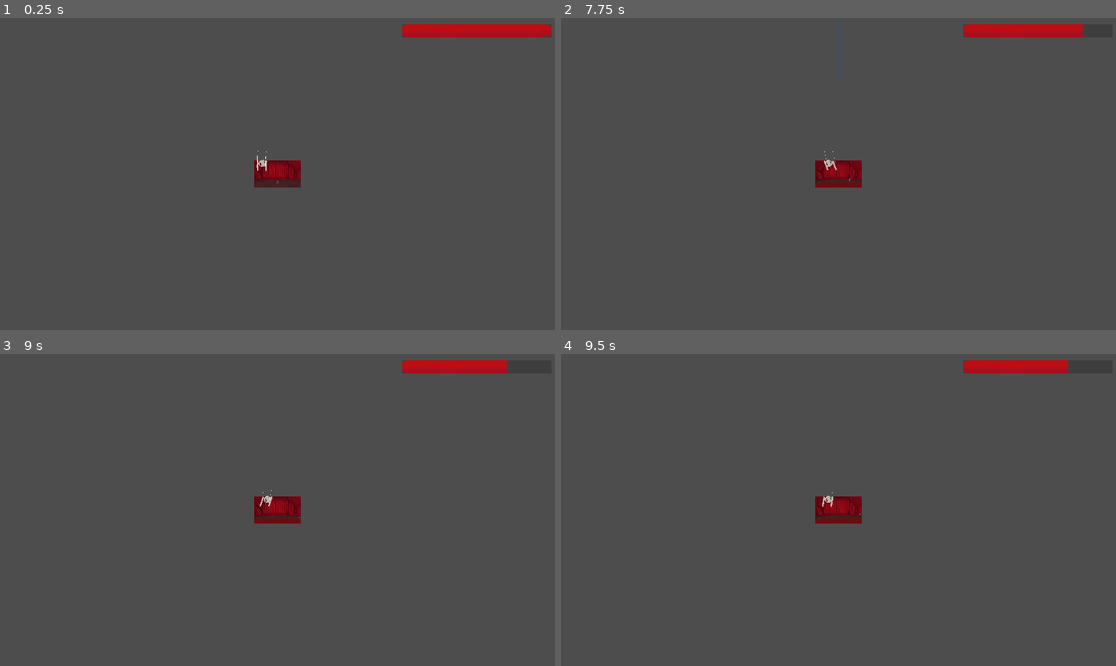
Above: before the commit, frames 1-4 (two rows, left to right).
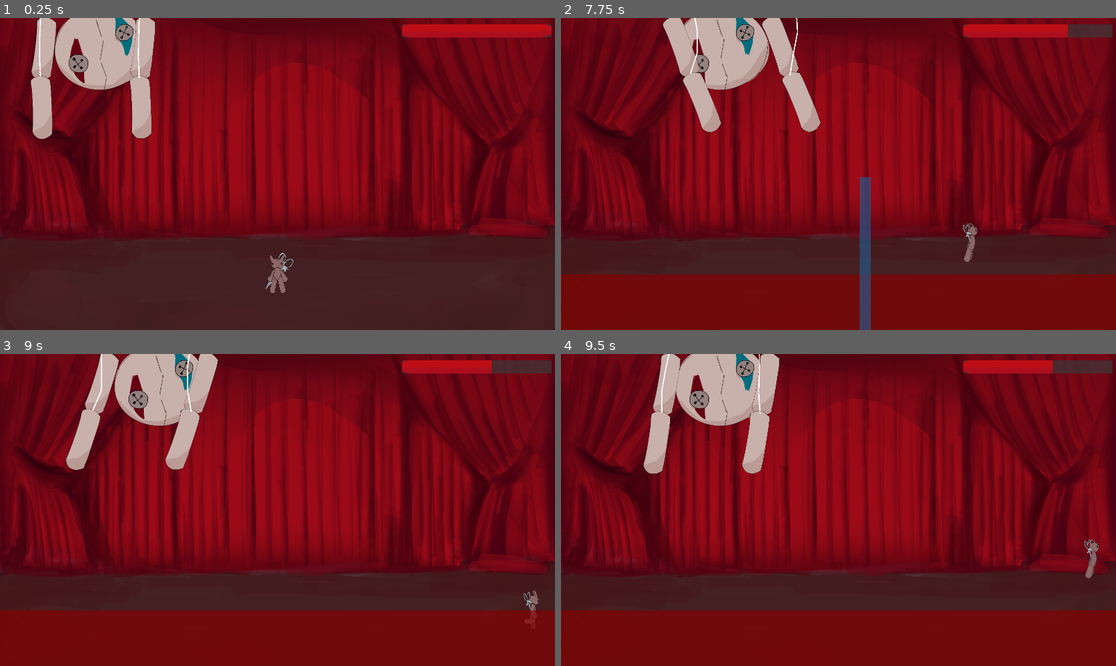
Above: after the commit, the same moments.

Repository: kokiheey/game-jam-repo
Game: Godot game, scene res://Main.tscn
Two runs of this game, one before a commit and one after it. Both use one fixed random seed, a clock stepped at 60 frames per second and the inputs below.
Inputs:
- Up to frame 1 (0.25 s): no input
- Up to frame 2 (7.75 s): tap Enter at 0.5 s; hold D 0.53-2.03 s; tap J every 0.75 s from 0.6 to 7.35 s; tap Space at 0.77, 1.52, 3.02, 3.77, 4.52, 6.02, 6.77, 7.52 s; hold A 2.03-2.78 s; hold D 2.78-4.28 s; hold A 4.28-5.03 s; hold D 5.03-5.78 s; hold A 5.78-7.28 s; hold D from 7.28 s (still down)
- Up to frame 3 (9 s): keep holding D; tap J at 8.1, 8.85 s
- Up to frame 4 (9.5 s): keep holding D; tap Space at 9.02 s

The runs differ from the first frame. In frame 1, 99% of the frame differs, in the area x 0-100%, y 0-100%; in frame 2, 98%; in frame 3, 99%; in frame 4, 99%.

Commit message:
Add flood attack

Diff:
--- a/bossfightjam2025/Main.tscn
+++ b/bossfightjam2025/Main.tscn
@@ -40,7 +40,6 @@
 
 [node name="Camera2D" type="Camera2D" parent="."]
 position = Vector2(960, 540)
-zoom = Vector2(0.085, 0.085)
 script = ExtResource("6_3dxm6")
 
 [node name="AudioStreamPlayer" type="AudioStreamPlayer" parent="."]
--- a/bossfightjam2025/scenes/boss/flood.tscn
+++ b/bossfightjam2025/scenes/boss/flood.tscn
@@ -7,6 +7,7 @@
 size = Vector2(1920, 21.5)
 
 [node name="Flood" type="Node2D"]
+position = Vector2(0, 1080)
 scale = Vector2(1, -1)
 script = ExtResource("1_0bbju")
 normalColor = Color(0.526793, 1.2153e-06, 3.85046e-07, 0.666667)
--- a/bossfightjam2025/scripts/attacks/flood.gd
+++ b/bossfightjam2025/scripts/attacks/flood.gd
@@ -35,7 +35,7 @@
 	add_child(inbetweenAttackTimer)
 	inbetweenAttackTimer.one_shot = true
 	attacksDone = 0
-	global_position = Vector2(0, 1080)
+	global_position = Vector2(0, get_viewport().size.y)
 	scale = Vector2(1, 0)
 	var rise_tween  = create_tween()
 	rise_tween .tween_property(self, "scale", target_scale, scale_up_time)\
@@ -56,12 +56,12 @@
 func DoAttack():
 	var pillar = pillar_attack.instantiate()
 	pillar.connect("destroyed", CountAttacks)
-	#POSITION POPRAVITI NIJE DOBRO AAAAAAAAAAAAAAAAAAAAAAAAAAAA
-	pillar.global_position = self.global_position - Vector2(600, 0)
-	print("Flood global_position:", global_position)
-	print("Pillar global_position:", pillar.global_position)
-
+	pillar.position = Vector2(0, 0)
+	pillar.top_level = true
 	add_child(pillar)
+	print("Flood scale:", scale)
+	print("Pillar scale:", pillar.scale)
+	print("Pillar global_scale:", pillar.global_scale)
 
 func CountAttacks():
 	attacksDone += 1
--- a/bossfightjam2025/scripts/attacks/pillar.gd
+++ b/bossfightjam2025/scripts/attacks/pillar.gd
@@ -25,6 +25,7 @@
 	var leftToRight: bool = randi_range(0, 1)
 	var screen_w = get_viewport_rect().size.x
 	var screen_h = get_viewport_rect().size.y
+	scale = Vector2(1, 1)
 	if leftToRight:
 		direction = Vector2(-1, 0)
 		position = Vector2(screen_w + margin, screen_h)
